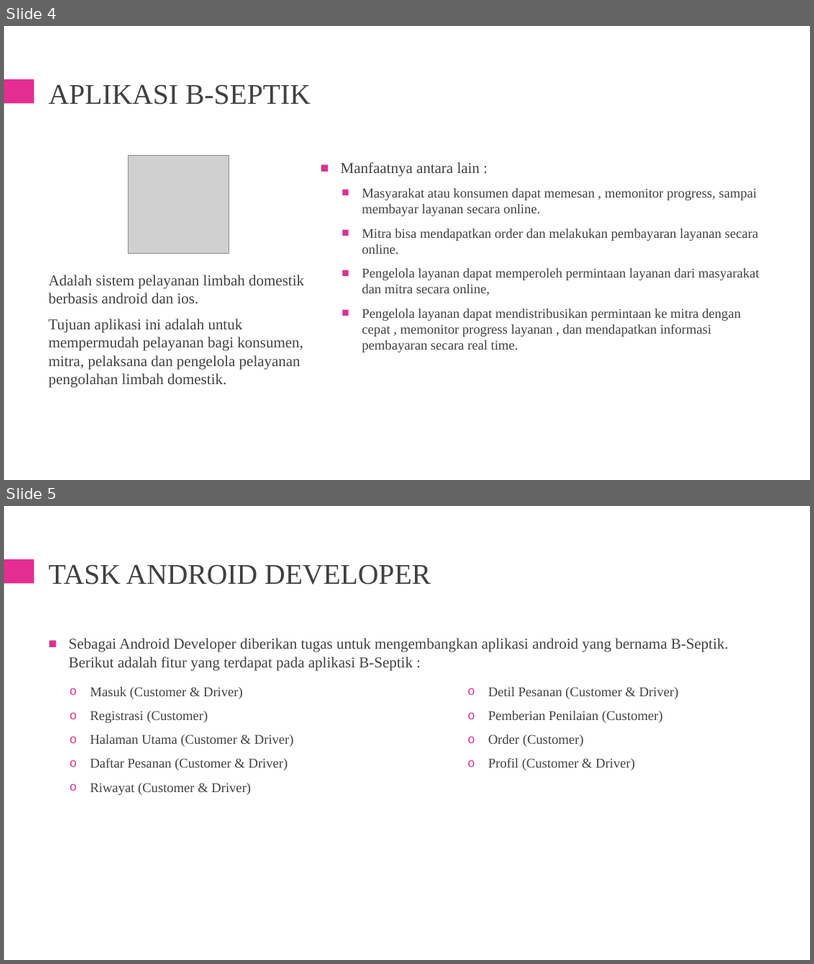
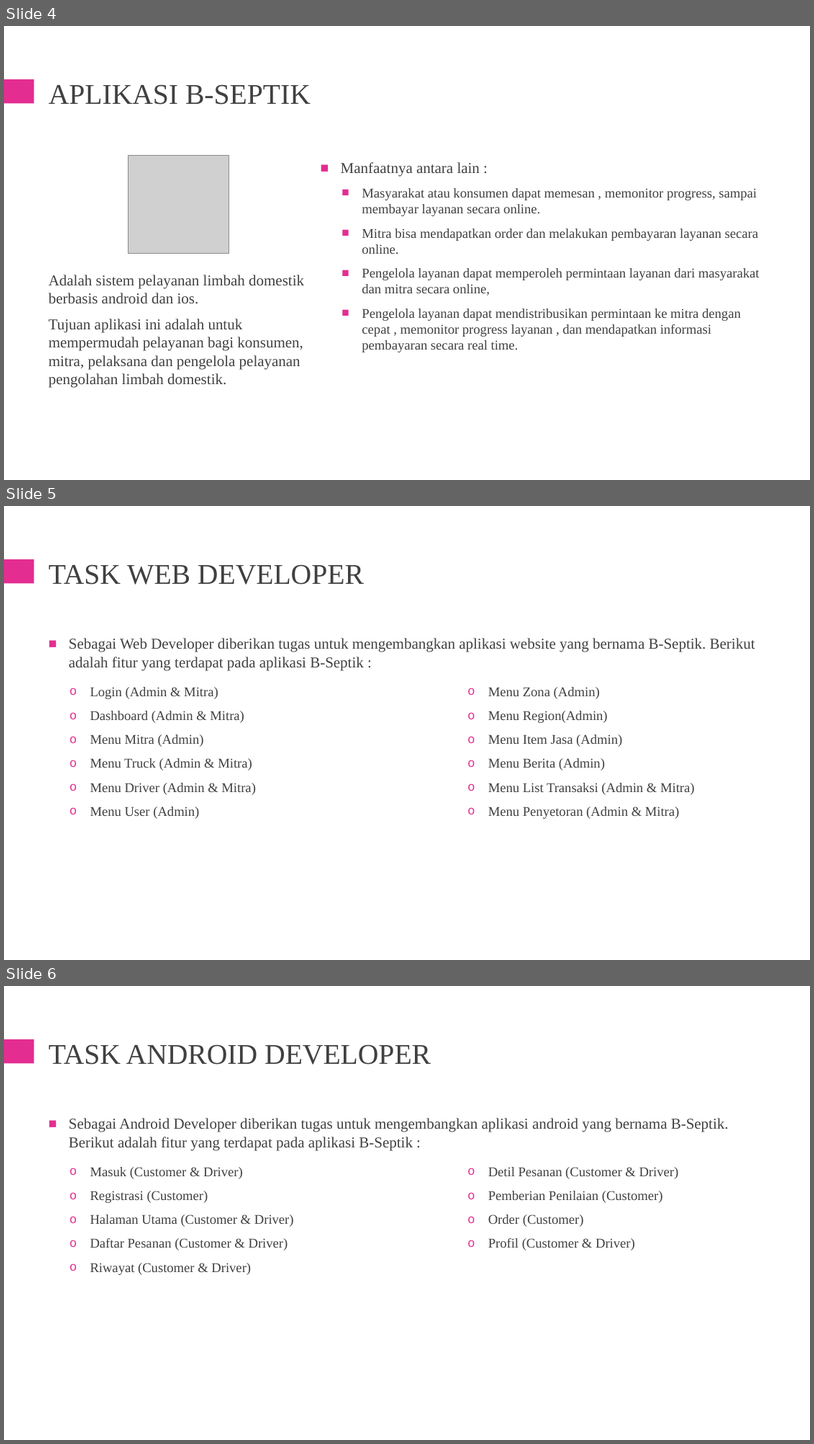
Before and after one commit to palindungan/file_penting_cadangan, a slide deck: PKL Industri 2020/magang_ppt.pptx. Shown one above the other, each under a label of ours: slides 4 and 5 before the commit, slides 4, 5 and 6 after it. The pictures are 814x964 and 814x1444 pixels, drawn with LibreOffice and Linux fonts; fonts in the diff are those of the drawing; grey boxes stand for pictures. Boxes give left, top, right and bottom in pixels: in the first picture for what was removed or moved away, otherwise in the second. Text is boxed around its words. In the diff, an @@ line names an element or a change of style, - is before the commit and + after.

```diff
--- a/PKL Industri 2020/magang_ppt.pptx
+++ b/PKL Industri 2020/magang_ppt.pptx
@@ slide 5 added at <box>4,506,810,960</box>, background #FFFFFF; not listed: 1 template element that a slide beside it also shows @@
@@ title added at <box>49,564,364,584</box>, 34 pt, text #404040 @@
+TASK WEB DEVELOPER
@@ text added at <box>69,638,756,670</box>, 18 pt, text #404040 @@
+■ Sebagai Web Developer diberikan tugas untuk mengembangkan aplikasi website yang bernama B-Septik. Berikut adalah fitur yang terdapat pada aplikasi B-Septik :
@@ text added at <box>90,687,256,818</box>, 16 pt, text #404040 @@
+  o Login (Admin & Mitra)
+  o Dashboard (Admin & Mitra)
+  o Menu Mitra (Admin)
+  o Menu Truck (Admin & Mitra)
+  o Menu Driver (Admin & Mitra)
+  o Menu User (Admin)
@@ text added at <box>489,687,695,818</box>, 16 pt, text #404040 @@
+  o Menu Zona (Admin)
+  o Menu Region(Admin)
+  o Menu Item Jasa (Admin)
+  o Menu Berita (Admin)
+  o Menu List Transaksi (Admin & Mitra)
+  o Menu Penyetoran (Admin & Mitra)
@@ what was slide 5 is now slide 6 @@
```
Also in this commit, not shown: 9 slides changed, 1 other file.
